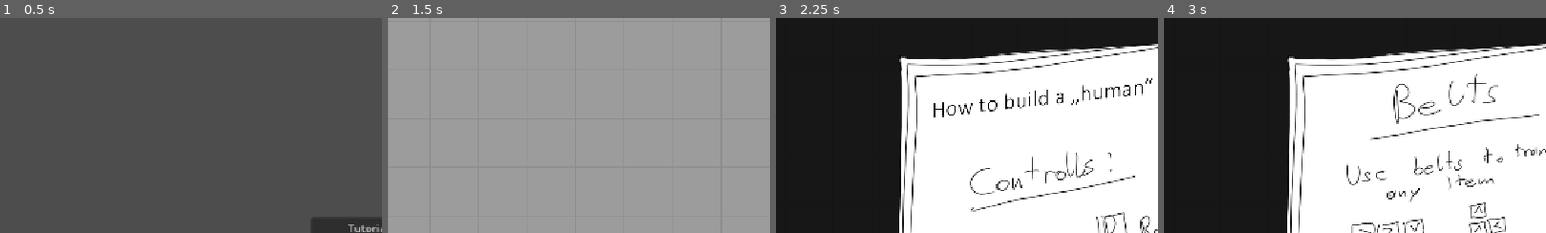
Above: before the commit, frames 1-4 (left to right).
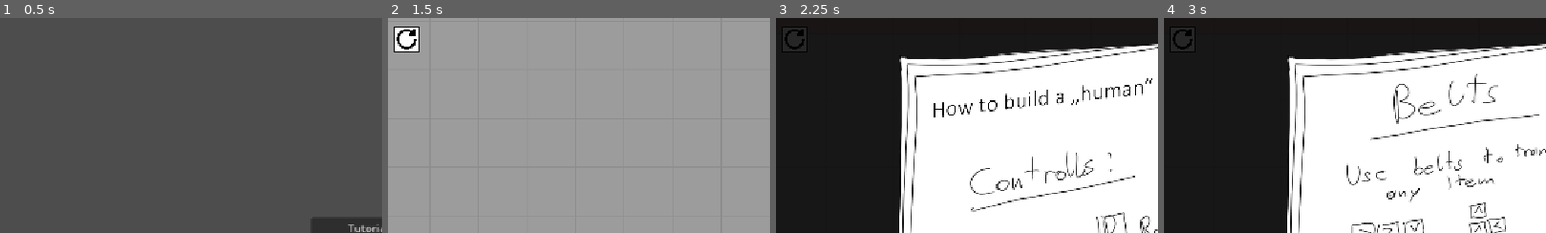
Above: after the commit, the same moments.

Repository: Schlutzkrapfen/Camara-Game
Game: Godot game, scene res://Levels/main_menu.tscn
Same seed, same stepped clock (60 frames per second), same inputs: the game is played once before the commit and once after it.
Inputs (mouse positions are % of the whole screen's width and height, from its top left; square brackets give the same spot before the commit, where the layout moved):
- Up to frame 1 (0.5 s): no input
- Up to frame 2 (1.5 s): click "Tutorial" at 0.5 s; click "X" at 1.25 s
- Up to frame 3 (2.25 s): click (2, 5) [97, 95] at 2 s
- Up to frame 4 (3 s): tap Enter at 2.75 s; move the mouse to (72, 45) at 2.77 s; hold D from 2.78 s (still down); tap 0 (Aliver) at 2.85 s; click (72, 45) at 2.92 s
The pictures show only the part of the screen within x 0-50%, y 0-50%; the shares and areas given below are measured in that part.

Frame 1 is identical in both runs. In frame 2, 0.8% of the frame differs, in the area x 1-9%, y 4-16%; in frame 3, less than 0.1%; in frame 4, less than 0.1%.

Commit message:
Fixed bug with horns

Diff:
--- a/Levels/Creature/spike_1.tscn
+++ b/Levels/Creature/spike_1.tscn
@@ -23,4 +23,4 @@
 script = ExtResource("4_1tl2a")
 id = 1
 allowedBodyTypes = Array[int]([0, 1, 2])
-direction = 2
+direction = 1
--- a/Levels/UI.tscn
+++ b/Levels/UI.tscn
@@ -13,6 +13,7 @@
 [ext_resource type="Texture2D" uid="uid://k5w5uhggcnt" path="res://assets/Sprites/UI/Aliveinator.png" id="10_1sn6u"]
 [ext_resource type="Texture2D" uid="uid://cd5llroculqao" path="res://assets/Sprites/UI/Tutorial.png" id="12_1j87n"]
 [ext_resource type="Texture2D" uid="uid://08nv7r4isnjx" path="res://assets/Sprites/UI/ButtonBase_disactived.png" id="12_mq2op"]
+[ext_resource type="Texture2D" uid="uid://p3wpryonxedl" path="res://assets/Sprites/UI/restart.png" id="14_b2745"]
 
 [node name="UI" type="CanvasLayer" unique_id=1117017474]
 
@@ -387,3 +388,32 @@
 grow_vertical = 2
 texture = ExtResource("12_1j87n")
 expand_mode = 1
+
+[node name="MarginContainer2" type="MarginContainer" parent="." unique_id=550190273]
+custom_minimum_size = Vector2(40, 40)
+offset_left = 8.0
+offset_top = 12.0
+offset_right = 48.0
+offset_bottom = 52.0
+
+[node name="Restart" type="TextureButton" parent="MarginContainer2" unique_id=1098496447]
+layout_mode = 2
+texture_normal = ExtResource("1_l0ruv")
+ignore_texture_size = true
+stretch_mode = 0
+
+[node name="TextureRect" type="TextureRect" parent="MarginContainer2/Restart" unique_id=2053379870]
+layout_mode = 1
+anchors_preset = 8
+anchor_left = 0.5
+anchor_top = 0.5
+anchor_right = 0.5
+anchor_bottom = 0.5
+offset_left = -15.0
+offset_top = -15.0
+offset_right = 15.0
+offset_bottom = 15.0
+grow_horizontal = 2
+grow_vertical = 2
+texture = ExtResource("14_b2745")
+expand_mode = 1
--- a/Levels/main_scene_RobertTesting.tscn
+++ b/Levels/main_scene_RobertTesting.tscn
@@ -236,3 +236,5 @@
 }
 
 [connection signal="is_okay_to_build" from="CheckIfBuild" to="MainTailMap" method="check_building"]
+
+[editable path="UI"]
--- a/script/Creature.gd
+++ b/script/Creature.gd
@@ -155,11 +155,11 @@
 
 	# Higher priority becomes the host. Equal priority: the caller is the host.
 	if part.stitch_priority + otherExtraPriority > stitch_priority + myExtraPriority:
-		print("Swapperoooo")
 		return part.StitchBodyPart(self, otherExtraPriority, myExtraPriority)
 
 	var pair := _find_matching_points(part)
 	if pair.is_empty():
+		print("failed?")
 		return {"success": false, "host": self, "otherPart": part}
 
 	var mine: ConnectionPoint = pair[0]
--- a/script/globals/GameManager.gd
+++ b/script/globals/GameManager.gd
@@ -44,6 +44,7 @@
 @onready var btn_Aliver: TextureButton = $"../UI/Margin/HBox/Aliver"
 @onready var btn_Raid: TextureButton = $"../UI/Margin/HBox/RAID"
 @onready var btn_Tutorial: TextureButton = $"../UI/Margin2/Tutorial"
+@onready var btn_restart: TextureButton = $"../UI/MarginContainer2/Restart"
 @onready var label_cookie_counter: Label = $"../UI/MarginContainer/TextureRect/Label"
 @onready var rotate_output:AudioStreamPlayer =$"../Audiomanager/Rotate"
 func _ready() -> void:
@@ -59,6 +60,7 @@
 	btn_Aliver.pressed.connect(func(): Global.current_house = 9)
 	btn_Raid.pressed.connect(func(): StartRaid())
 	btn_Tutorial.pressed.connect(func(): ShowTutorial())
+	btn_restart.pressed.connect(func(): restart())
 	label_cookie_counter.text = str(Global.curGoo)
 	for item in level_res.building.keys():
 		main_tilemap.spawn_at_place_and_building(item,level_res.building[item])
@@ -67,6 +69,9 @@
 	if tutorial_bool:
 		ShowTutorial()
 	Global.curGoo = level_res.start_goo
+
+func restart():
+	get_tree().reload_current_scene()
 func _unhandled_input(event: InputEvent) -> void:
 	if event.is_action_pressed("roration"):
 		var rotations = Global.TileTransform.values()
Binary file added: assets/Sprites/UI/restart.png
Not shown, added: assets/Sprites/UI/restart.png.import
